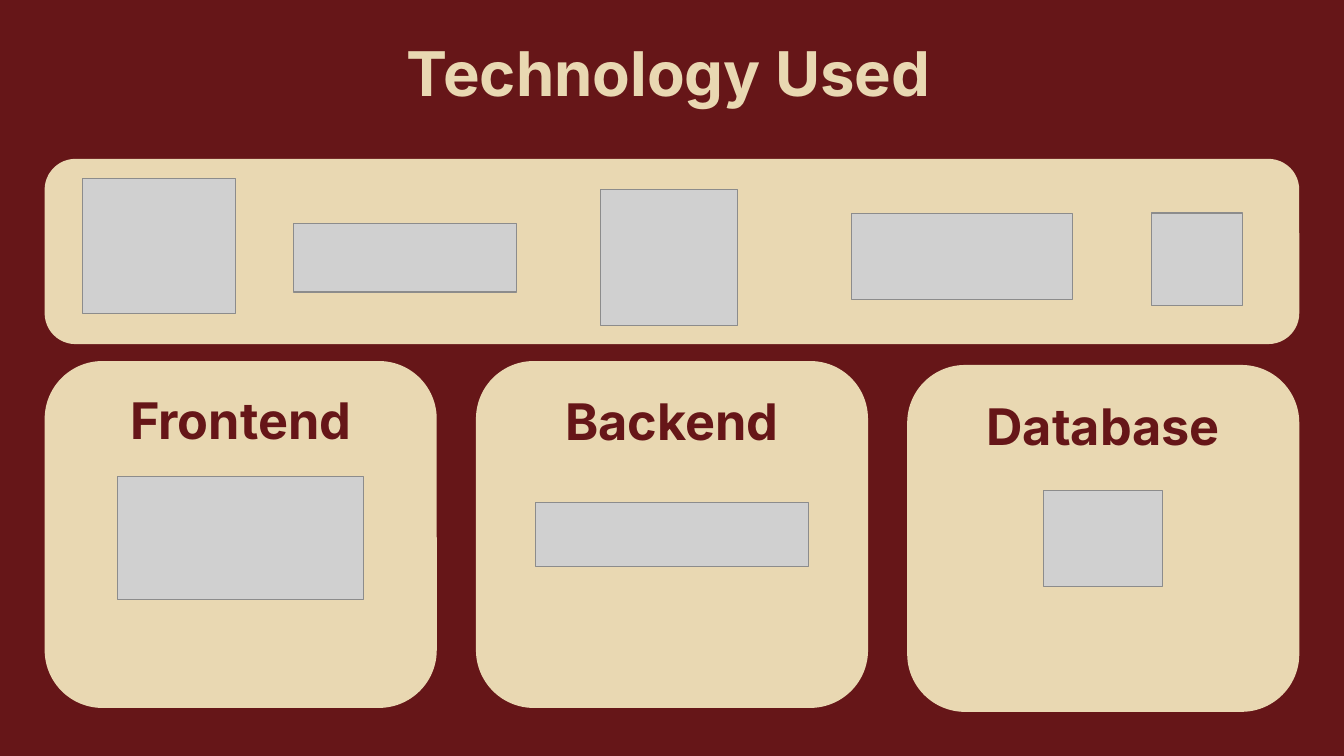
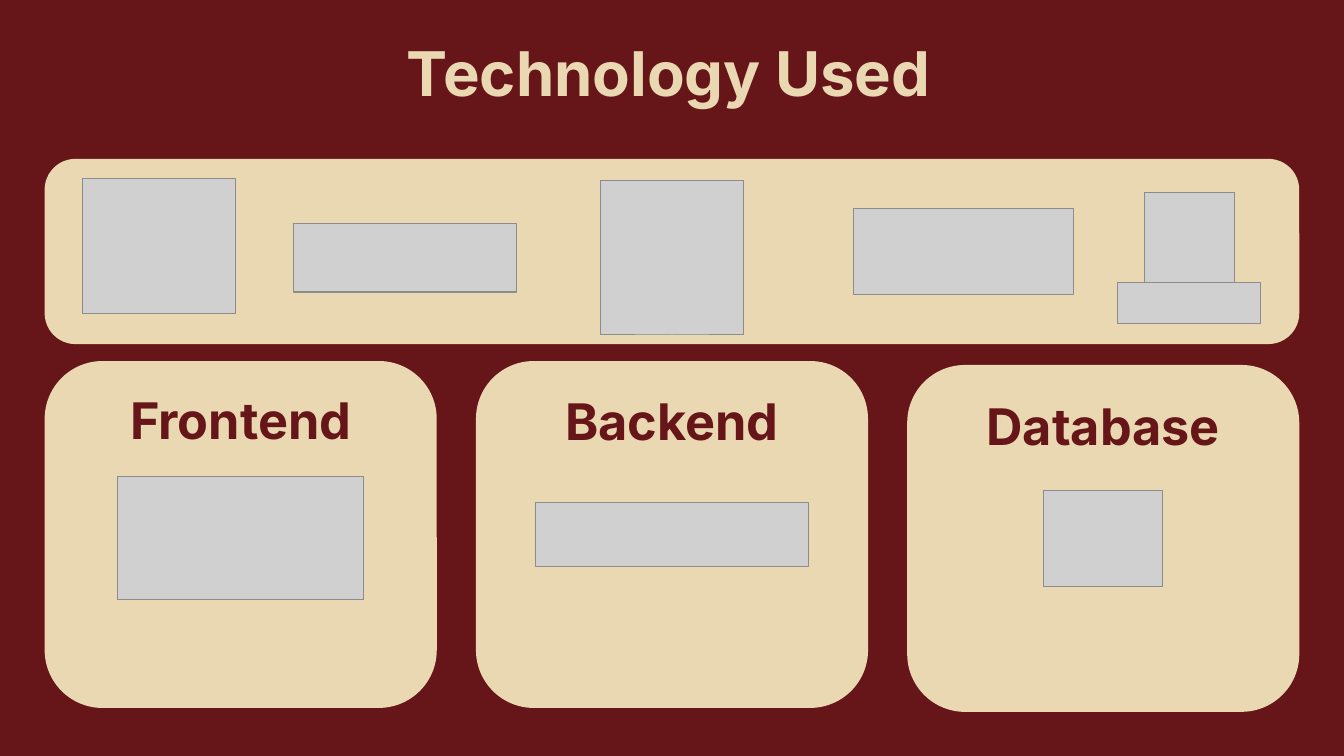
Before and after one commit to matt11matthew/ContactManager, a slide deck: slide 3 of Presentation/Contact Manager Presentation.pptx. Drawn at 1344x756 pixels with LibreOffice and Linux fonts; fonts in the diff are those of the drawing; grey boxes stand for pictures. Boxes give left, top, right and bottom in pixels: in the first picture for what was removed or moved away, otherwise in the second. Text is boxed around its words. In the diff, an @@ line names an element or a change of style, - is before the commit and + after.

```diff
--- a/Presentation/Contact Manager Presentation.pptx
+++ b/Presentation/Contact Manager Presentation.pptx
@@ picture: place and size @@
-picture at bbox=[601, 190, 738, 327]
+picture at bbox=[601, 180, 744, 335]
@@ picture: place and size @@
-picture at bbox=[852, 214, 1073, 300]
+picture at bbox=[853, 209, 1074, 295]
@@ picture: place and size @@
-picture at bbox=[1152, 213, 1243, 304]
+picture at bbox=[1144, 193, 1235, 284]
@@ picture added at bbox=[1118, 283, 1261, 324] @@
```
Also in this commit, not shown: 1 other slide changed, 1 other file.
